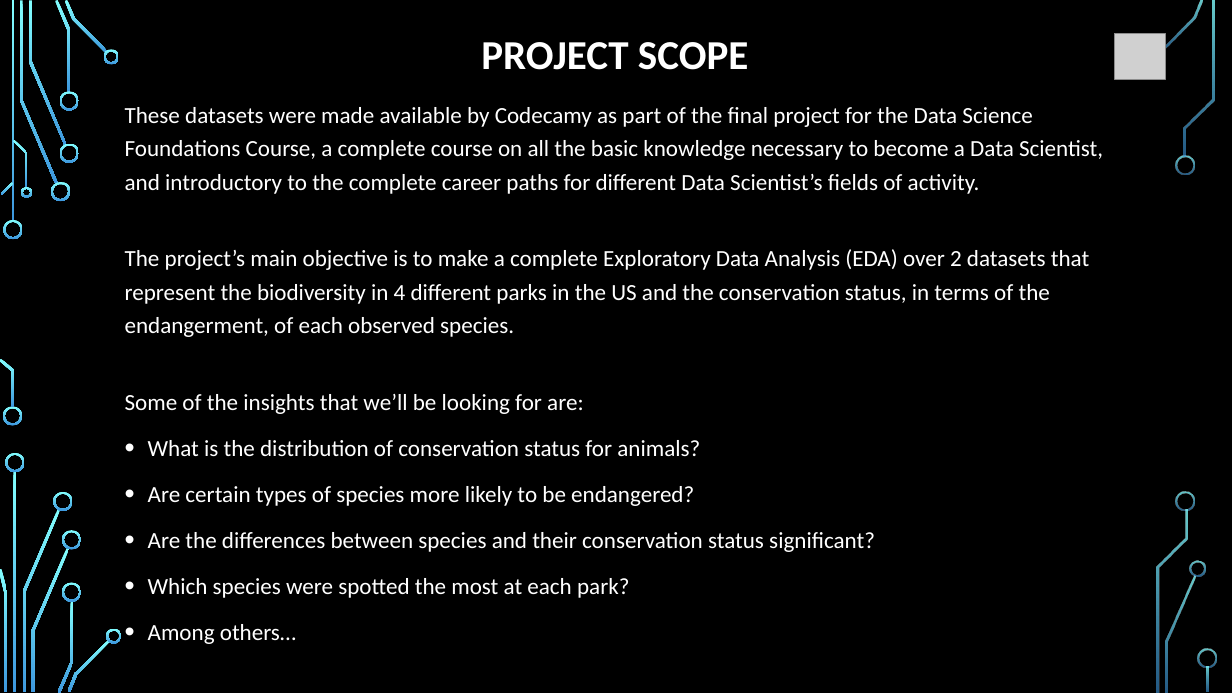
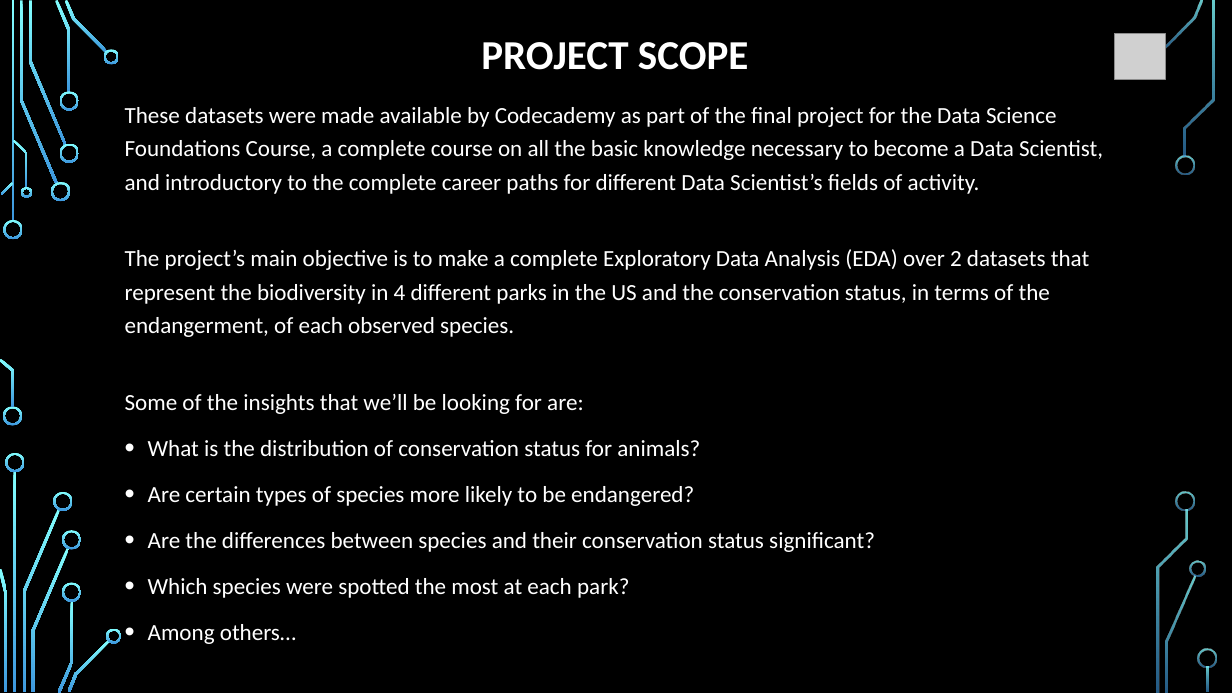
Before and after one commit to bcbmotta/biodiversity-project, a slide deck: slide 3 of Docs/Project/Biodiversity Analysis.pptx. Drawn at 1232x693 pixels with LibreOffice and Linux fonts; fonts in the diff are those of the drawing; grey boxes stand for pictures; background and template pictures are left out. Boxes give left, top, right and bottom in pixels: in the first picture for what was removed or moved away, otherwise in the second. Text is boxed around its words. In the diff, an @@ line names an element or a change of style, - is before the commit and + after.

Commit message:
updated presentation

```diff
--- a/Docs/Project/Biodiversity Analysis.pptx
+++ b/Docs/Project/Biodiversity Analysis.pptx
@@ text at box(125, 107, 1103, 194): text changed @@
-These datasets were made available by Codecamy as part of the final project for the Data Science Foundations Course, a complete course on all the basic knowledge necessary to become a Data Scientist, and introductory to the complete career paths for different Data Scientist’s fields of activity.
+These datasets were made available by Codecademy as part of the final project for the Data Science Foundations Course, a complete course on all the basic knowledge necessary to become a Data Scientist, and introductory to the complete career paths for different Data Scientist’s fields of activity.
```
Also in this commit, not shown: 1 other slide changed, 1 other file.
